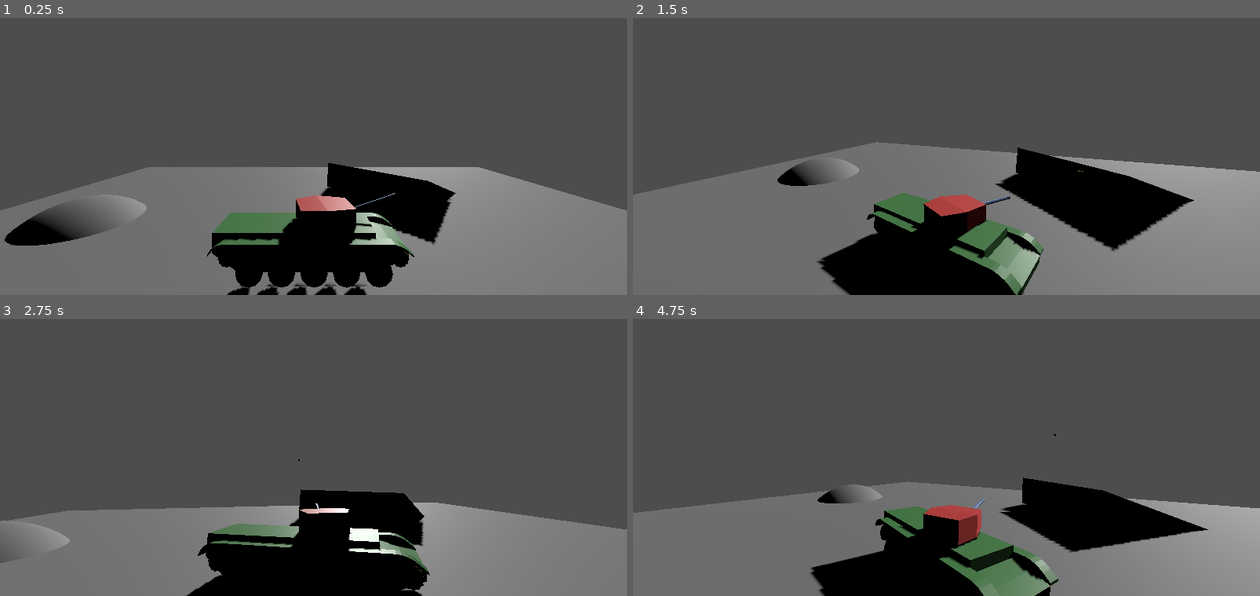
Above: before the commit, frames 1-4 (two rows, left to right).
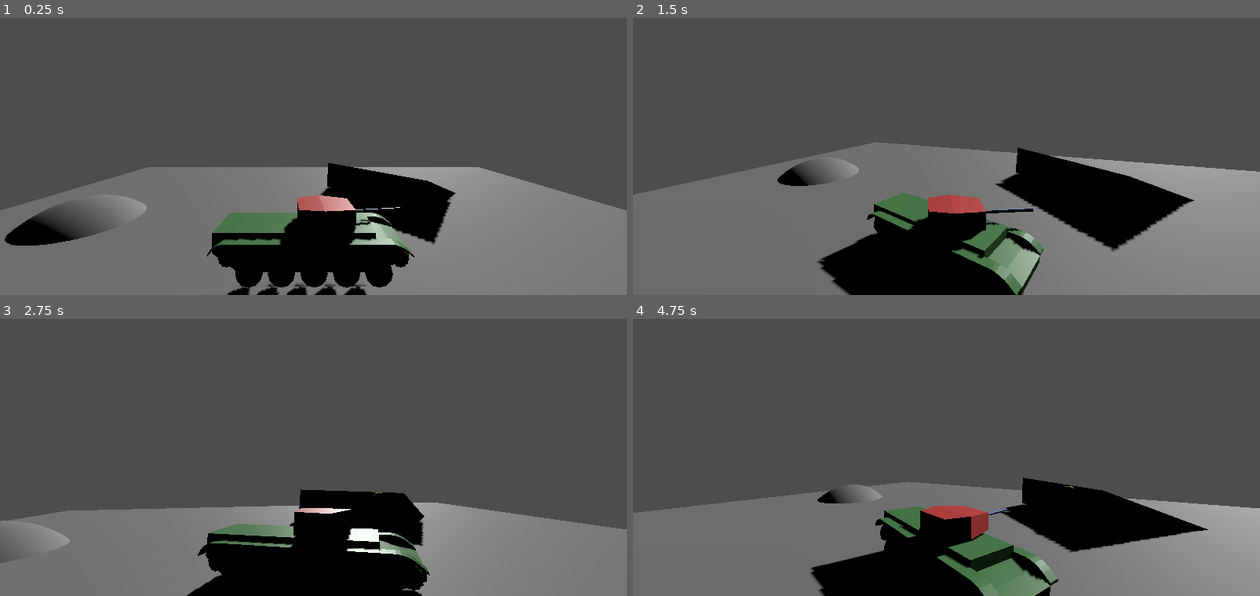
Above: after the commit, the same moments.

Repository: NotYetTerminal/TerrainTanks
Game: Godot game, scene res://root.tscn
Same seed, same stepped clock (60 frames per second), same inputs: the game is played once before the commit and once after it.
Inputs (mouse positions are in pixels of both pictures, inside the frame that each line leads up to):
- Up to frame 1 (0.25 s): no input
- Up to frame 2 (1.5 s): move the mouse to (1084, 101) at 0.52 s; hold D (turn_right) 0.53-1.28 s; move the mouse to (821, 137) at 1.27 s; hold Space (brake) from 1.28 s (still down)
- Up to frame 3 (2.75 s): move the mouse to (376, 341) at 2.02 s; release Space (brake) at 2.03 s; hold D (turn_right) from 2.03 s (still down)
- Up to frame 4 (4.75 s): move the mouse to (915, 490) at 2.77 s; release D (turn_right) at 2.78 s; hold W (drive_forward) 2.78-3.53 s; move the mouse to (1134, 471) at 3.52 s; hold A (turn_left) from 3.53 s (still down); move the mouse to (758, 366) at 4.27 s

The runs differ from the first frame. In frame 1, 0.1% of the frame differs, in the area x 44-64%, y 63-82%; in frame 2, 0.7%, in the area x 43-72%, y 54-85%; in frame 3, 0.1%; in frame 4, 0.6%.

Commit message:
u

Diff:
--- a/TerrainTanks/GunMoving.gd
+++ b/TerrainTanks/GunMoving.gd
@@ -5,19 +5,44 @@
 var rotation_speed: float = 1
 var rotated: bool = true
 
+var target_position: Vector3 = Vector3.ZERO
+
 # rotates the turret and gun
 func _process(delta) -> void:
-	if not rotated:
-		var new_rotation: float = rotation.z + (rotation_speed * rotation_direction * delta)
+	print("new")
+	# get angle to rotate according to global values
+	print(target_position)
+	print(global_position)
+	print(global_rotation)
+	var direction = target_position - global_position
+	print(direction)
+	var angle_to: float = global_transform.basis.y.signed_angle_to(direction, Vector3.FORWARD)
+	print(angle_to)
+	angle_to = global_transform.basis.y.signed_angle_to(direction, Vector3.BACK)
+	print(angle_to)
+	angle_to = global_transform.basis.y.signed_angle_to(direction, Vector3.LEFT)
+	print(angle_to)
+	angle_to = global_transform.basis.y.signed_angle_to(direction, Vector3.RIGHT)
+	print(angle_to)
+	angle_to = global_transform.basis.y.signed_angle_to(direction, Vector3.UP)
+	print(angle_to)
+	angle_to = global_transform.basis.y.signed_angle_to(direction, Vector3.DOWN)
+	print(angle_to)
+	#rotate(Vector3.FORWARD, sign(angle_to) * min(delta * rotation_speed, abs(angle_to)))
 
-		if rotation_direction == 1 and new_rotation > target_rotation:
-			new_rotation = target_rotation
-			rotated = true
-		elif rotation_direction == -1 and new_rotation < target_rotation:
-			new_rotation = target_rotation
-			rotated = true
-		rotation.z = new_rotation
-
+# rotates the turret and gun
+#func _process(delta) -> void:
+#	if not rotated:
+#		var new_rotation: float = rotation.z + (rotation_speed * rotation_direction * delta)
+#
+#		if rotation_direction == 1 and new_rotation > target_rotation:
+#			new_rotation = target_rotation
+#			rotated = true
+#		elif rotation_direction == -1 and new_rotation < target_rotation:
+#			new_rotation = target_rotation
+#			rotated = true
+#		rotation.z = new_rotation
+#
 	raycast_target()
 
 const RAY_LENGTH = 100.0
@@ -35,10 +60,13 @@
 	else:
 		set_marker_location(to)
 
+func give_marker(position_value: Vector3) -> void:
+	print(position_value)
+	target_position = Vector3(position_value.x, position_value.y, global_position.z)
+
 # sets marker location
 func set_marker_location(pos: Vector3) -> void:
 	$"../Marker".global_position = pos
-	print("Marker: ", pos)
 
 # sets a new rotation target
 func set_new_rotation(target: float) -> void:
--- a/TerrainTanks/TurretRotation.gd
+++ b/TerrainTanks/TurretRotation.gd
@@ -1,97 +1,13 @@
 extends MeshInstance3D
 
-var target_rotation: float = 0
-var rotation_direction: int = 0
-var rotation_speed: float = 1
-
-var difference_rotation: float = 0
-var rotated_amount: float = 0
-
-var target_position: Vector2 = Vector2.ZERO
-
-var angle_y: float = 0
-var turn_rate: float = 0
-var previous_turn_rate: float = 0
-
-var accel_time: float = 0.1
-var decel_time: float = 1
+var rotation_speed: float = 0.5
+var target_position: Vector3 = Vector3.ZERO
 
 # rotates the turret and gun
 func _process(delta) -> void:
-#	print(global_position)
-#	var angle_to_player = Vector2(global_position.x, global_position.z).direction_to(target_position).angle()
-#	print(angle_to_player)
-#	rotation.y = move_toward(rotation.y, angle_to_player, delta)
-	print("new")
-
-	# get target position
-	# get rotation to target
-	var top_rotation = global_rotation.y-rotation.y
-	var target_angle = Vector2(cos(top_rotation), sin(top_rotation)).angle_to(target_position)
-	# get delta angle between rotation and rotation to target
-	target_angle = target_angle - angle_y
-	target_angle = fposmod(target_angle + PI, PI * 2) - PI
-
-	var sign = sign(target_angle)
-	target_angle = abs(target_angle)
-	var slowdown_angle = abs(rotation_speed * previous_turn_rate) * decel_time
-	# lerp from 0 to 1 according to speed and angle
-	var target_turn_rate = lerp(0.0, 1.0, target_angle / (rotation_speed * delta + slowdown_angle)) * sign
-	# adjust turn rate according to delta
-	if (target_angle > slowdown_angle):
-		turn_rate = move_toward(turn_rate, target_turn_rate, delta / accel_time)
-	else:
-		turn_rate = move_toward(turn_rate, target_turn_rate, delta / decel_time)
-	previous_turn_rate = turn_rate
-
-	# change y rotation
-	angle_y += rotation_speed * turn_rate * delta
-	rotation = Vector3(0, angle_y, 0)
-#	if rotated_amount < difference_rotation:
-#		var rotate_value: float = (rotation_speed * rotation_direction * delta)
-#		rotated_amount += rotate_value
-#		rotation.y = wrapf(rotation.y + rotate_value, -3.14, 3.14)
+	# get angle to rotate according to global values
+	var angle_to: float = global_transform.basis.x.signed_angle_to(target_position - global_position, Vector3.UP)
+	rotate(Vector3.UP, sign(angle_to) * min(delta * rotation_speed, abs(angle_to)))
 
 func give_marker(position_value: Vector3) -> void:
-	target_position = Vector2(position_value.x, -position_value.z)
-	target_position += Vector2(-global_position.x,global_position.z)
-
-# sets a new rotation target
-func set_new_rotation(target: float) -> void:
-	# if rotation is new
-	difference_rotation = abs(target - rotation.y)
-	if difference_rotation > 0.01:
-		target_rotation = target
-		var direction = 0
-		# if rotation is 0
-		if target_rotation == 0:
-			if rotation.y > 0:
-				direction = -1
-			else:
-				direction = 1
-		elif rotation.y == 0:
-			if target_rotation > 0:
-				direction = 1
-			else:
-				direction = -1
-		else:
-			# if on opposite signs
-			if target_rotation > 0 and rotation.y < 0:
-				if target_rotation - rotation.y > 3.14:
-					direction = -1
-				else:
-					direction = 1
-				pass
-			elif target_rotation < 0 and rotation.y > 0:
-				if rotation.y - target_rotation > 3.14:
-					direction = 1
-				else:
-					direction = -1
-			else:
-				# if same signs
-				if target_rotation > rotation.y:
-					direction = 1
-				else:
-					direction = -1
-		rotation_direction = direction
-		rotated_amount = 0
+	target_position = Vector3(position_value.x, global_position.y, position_value.z)
--- a/TerrainTanks/VehicleMovement.gd
+++ b/TerrainTanks/VehicleMovement.gd
@@ -216,17 +216,17 @@
 # calculates the rotation and elevation for turret
 func calculate_rotation(looking_position: Vector3) -> void:
 	$Chassis/Head.give_marker(looking_position)
-	var rot = atan2(looking_position.z - position.z, looking_position.x - position.x)
-	rot += rotation.y
-	var elevation = atan2(looking_position.y - position.y, looking_position.x - position.x)
-	elevation += rotation.z
-	#elevation = clamp(elevation, -0.08726646, 0.2617994) # -5, 15
-	set_turret_and_gun(-rot, elevation)
+	$Chassis/Head/Gun.give_marker(looking_position)
+#	var rot = atan2(looking_position.z - position.z, looking_position.x - position.x)
+#	rot += rotation.y
+#	var elevation = atan2(looking_position.y - position.y, looking_position.x - position.x)
+#	elevation += rotation.z
+#	#elevation = clamp(elevation, -0.08726646, 0.2617994) # -5, 15
+#	set_turret_and_gun(-rot, elevation)
 
 # sets the direction turret and gun should face
-func set_turret_and_gun(rotation_value: float, elevation: float) -> void:
-	$Chassis/Head.set_new_rotation(rotation_value)
-	$Chassis/Head/Gun.set_new_rotation(elevation)
+#func set_turret_and_gun(rotation_value: float, elevation: float) -> void:
+#	$Chassis/Head/Gun.set_new_rotation(elevation)
 
 # positive is forward
 # negative is backwards
